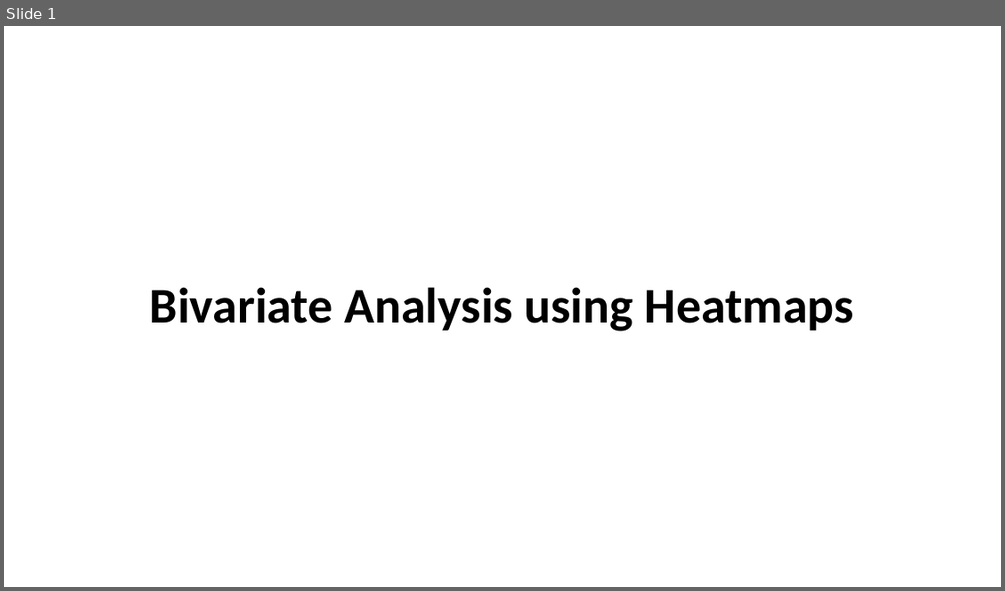
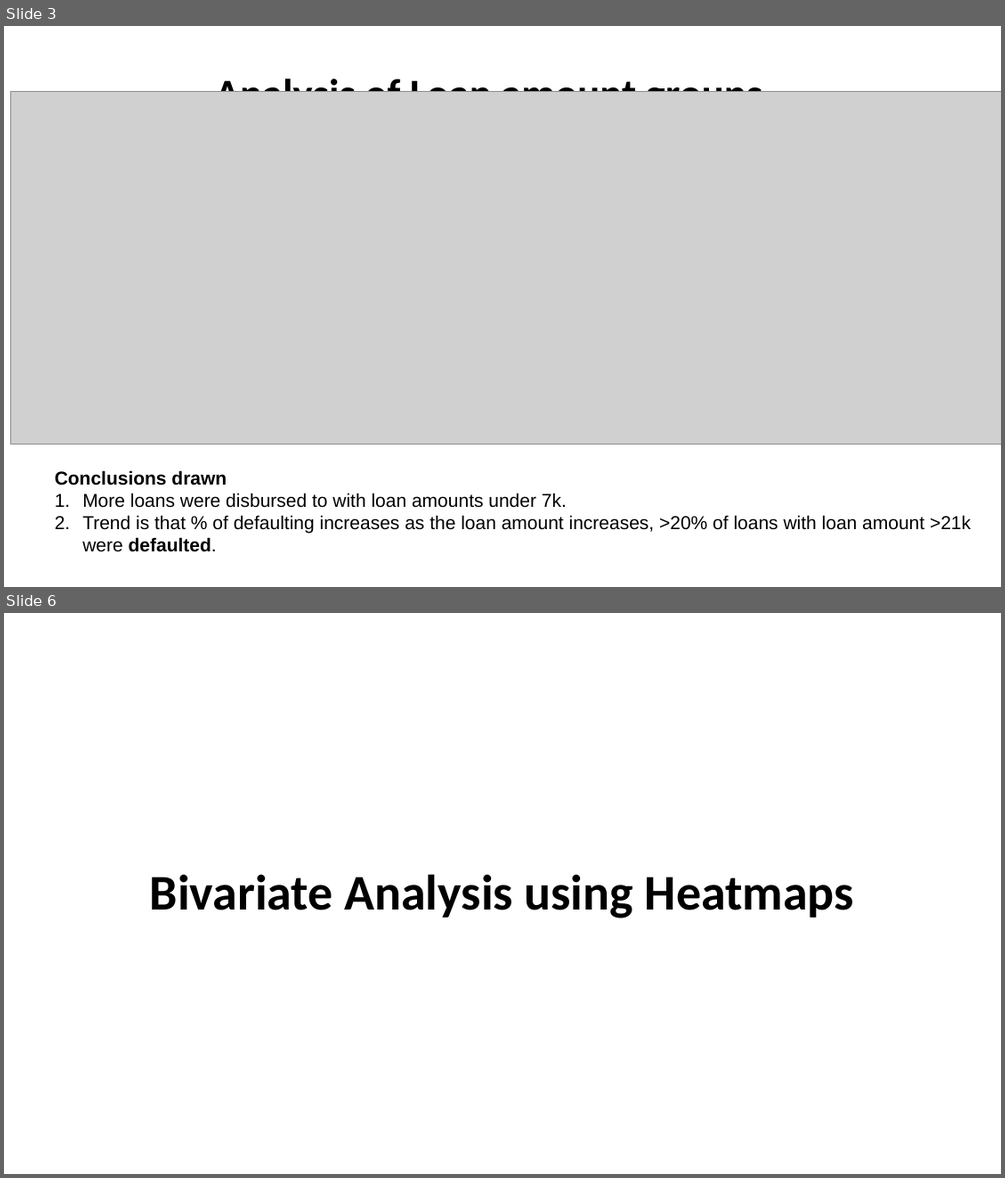
Before and after one commit to karthikgadepalli/LendingClubCaseStudy, a slide deck: Radhika_Karthik_LendingClubCaseStudyAnalysis.pptx. Shown one above the other, each under a label of ours: slide 1 before the commit, slides 3 and 6 after it; the slides between them are not shown. The pictures are 1005x591 and 1005x1178 pixels, drawn with LibreOffice and Linux fonts; fonts in the diff are those of the drawing; grey boxes stand for pictures. Boxes give left, top, right and bottom in pixels: in the first picture for what was removed or moved away, otherwise in the second. Text is boxed around its words. In the diff, an @@ line names an element or a change of style, - is before the commit and + after.

Commit message:
Added analysis of continuous variables using binning

```diff
--- a/Radhika_Karthik_LendingClubCaseStudyAnalysis.pptx
+++ b/Radhika_Karthik_LendingClubCaseStudyAnalysis.pptx
@@ slide 3 added at [4, 26, 1001, 587], background #FFFFFF @@
@@ text added at [215, 73, 762, 92], 40 pt, text #000000, bold @@
+Analysis of Loan amount groups
@@ picture added at [10, 92, 1001, 443] @@
@@ text added at [55, 470, 971, 552], 18 pt, text #000000 @@
+Conclusions drawn
+1. More loans were disbursed to with loan amounts under 7k.
+2. Trend is that % of defaulting increases as the loan amount increases, >20% of loans with loan amount >21k were defaulted.
@@ what was slide 1 is now slide 6 @@
```
Also in this commit, not shown: 4 other slides added.
